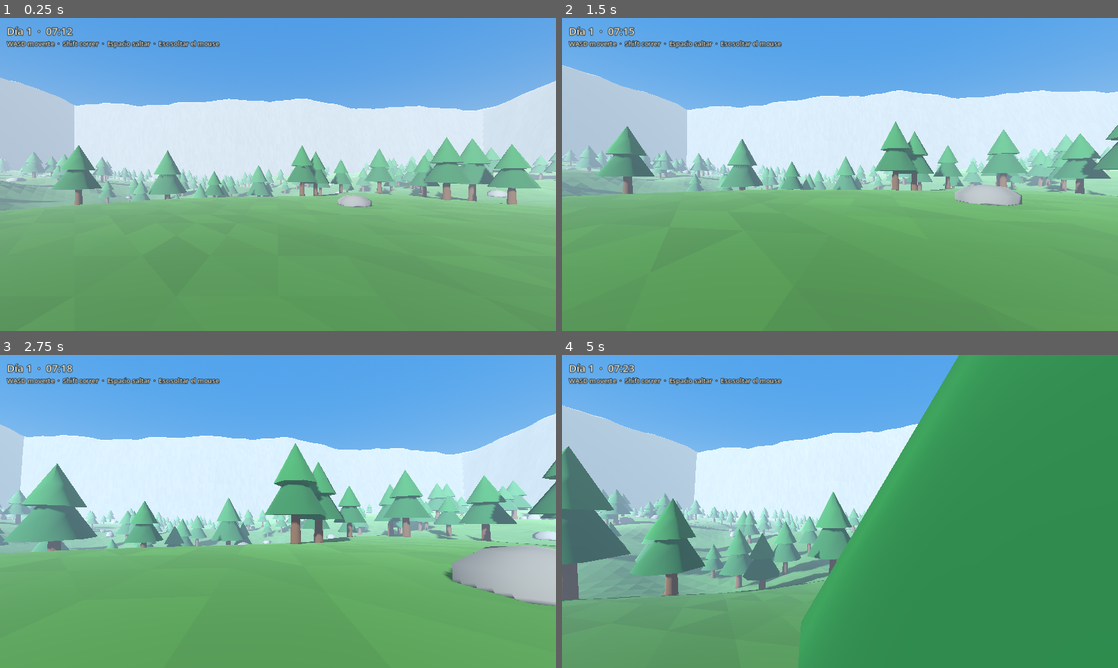
Above: before the commit, frames 1-4 (two rows, left to right).
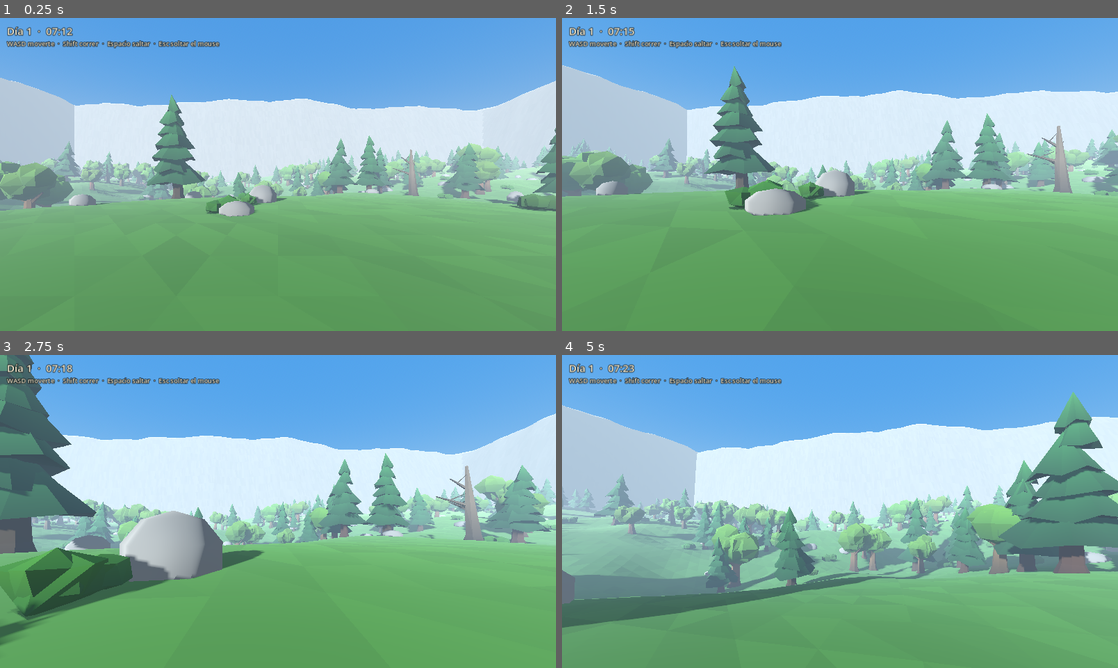
Above: after the commit, the same moments.

Repository: kevinancheta/proyectosurvival
Game: Godot game, scene res://scenes/main.tscn
The game is run twice, just before and just after one commit, with the same random seed, the same clock (stepped at 60 frames per second) and the same inputs.
Inputs (mouse positions are in pixels of both pictures, inside the frame that each line leads up to):
- Up to frame 1 (0.25 s): no input
- Up to frame 2 (1.5 s): tap Enter at 0.5 s; move the mouse to (867, 174) at 0.52 s; hold Shift (sprint) 0.53-1.28 s; hold W (move_forward) from 0.53 s (still down); tap Space (jump) at 0.77 s; move the mouse to (812, 174) at 1.27 s; tap Shift (sprint) at 1.35 s
- Up to frame 3 (2.75 s): keep holding W (move_forward); tap Space (jump) at 1.52 s; move the mouse to (289, 505) at 2.02 s; hold Shift (sprint) from 2.03 s (still down)
- Up to frame 4 (5 s): keep holding W (move_forward); move the mouse to (834, 517) at 2.77 s; release Shift (sprint) at 2.78 s; tap Shift (sprint) at 2.85, 4.35 s; tap Space (jump) at 3.02, 3.77, 4.52 s; move the mouse to (878, 514) at 3.52 s; hold Shift (sprint) 3.53-4.28 s; move the mouse to (795, 508) at 4.27 s

The runs differ from the first frame. In frame 1, 12% of the frame differs, in the area x 0-100%, y 24-64%; in frame 2, 14%; in frame 3, 28%; in frame 4, 60%, in the area x 0-100%, y 0-100%.

Commit message:
Árboles más naturales: pinos, robles y árboles secos irregulares, más arbustos
Co-Authored-By: Claude Sonnet 5.5 <noreply@anthropic.com>
Claude-Session: https://claude.ai/code/session_01MCNVy8iRHpZKS1Z4a3qifJ

Diff:
--- a/scripts/main.gd
+++ b/scripts/main.gd
@@ -4,11 +4,13 @@
 
 const PlayerScript := preload("res://scripts/player.gd")
 const DayNightScript := preload("res://scripts/day_night.gd")
+const TreeFactory := preload("res://scripts/tree_factory.gd")
 
 const WORLD_SIZE := 500.0   # metros por lado
 const GRID := 200           # cuadros por lado (más cuadros = terreno más detallado)
 const HILL_HEIGHT := 14.0   # altura de las colinas en metros
 const TREE_COUNT := 600
+const BUSH_COUNT := 350
 const ROCK_COUNT := 200
 const CLEARING_RADIUS := 25.0  # claro plano donde aparece el jugador
 
@@ -122,14 +124,29 @@
 func _scatter_nature() -> void:
 	var limit := WORLD_SIZE / 2.0 - 50.0
 
-	var trunk_xf: Array[Transform3D] = []
-	var low_cone_xf: Array[Transform3D] = []
-	var high_cone_xf: Array[Transform3D] = []
+	# --- Árboles: varias formas distintas (3 pinos, 2 robles, 1 seco) para que no se repitan.
+	var meshes: Array[Mesh] = []
+	for i in 3:
+		meshes.append(TreeFactory.make_pine(randi()))
+	for i in 2:
+		meshes.append(TreeFactory.make_oak(randi()))
+	meshes.append(TreeFactory.make_dead(randi()))
+
+	var xforms: Array = []
+	var tints: Array = []
+	for i in meshes.size():
+		xforms.append([])
+		tints.append([])
+
+	var pine_shape := CylinderShape3D.new()
+	pine_shape.radius = 0.5
+	pine_shape.height = 6.0
+	var oak_shape := CylinderShape3D.new()
+	oak_shape.radius = 0.75
+	oak_shape.height = 4.0
+
 	var tree_body := StaticBody3D.new()
 	tree_body.name = "TreeColliders"
-	var trunk_shape := CylinderShape3D.new()
-	trunk_shape.radius = 0.5
-	trunk_shape.height = 6.0
 
 	var placed := 0
 	var attempts := 0
@@ -146,47 +163,61 @@
 			continue
 
 		var y := height_at(x, z)
+		var roll := randf()
+		var kind := randi() % 3        # pinos
+		var shape := pine_shape
+		if roll < 0.04:
+			kind = 5                   # árbol seco
+		elif y < 2.5 and roll < 0.55:
+			kind = 3 + randi() % 2     # robles en las partes bajas
+			shape = oak_shape
+
 		var s := randf_range(0.8, 1.5)
-		var yaw := randf() * TAU
-		var basis := Basis(Vector3.UP, yaw).scaled(Vector3(s, s, s))
-		trunk_xf.append(Transform3D(basis, Vector3(x, y + 1.5 * s, z)))
-		low_cone_xf.append(Transform3D(basis, Vector3(x, y + 4.2 * s, z)))
-		high_cone_xf.append(Transform3D(basis, Vector3(x, y + 6.2 * s, z)))
+		var basis := Basis(Vector3.UP, randf() * TAU) \
+			* Basis(Vector3.RIGHT, randf_range(-0.05, 0.05)) \
+			* Basis(Vector3.BACK, randf_range(-0.05, 0.05)) \
+			* Basis.from_scale(Vector3(s, s, s))
+		xforms[kind].append(Transform3D(basis, Vector3(x, y, z)))
+		tints[kind].append(Color(randf_range(0.85, 1.0), randf_range(0.88, 1.0), randf_range(0.82, 0.98)))
 
 		var cs := CollisionShape3D.new()
-		cs.shape = trunk_shape
-		cs.position = Vector3(x, y + 3.0, z)
+		cs.shape = shape
+		cs.position = Vector3(x, y + shape.height * 0.5, z)
 		tree_body.add_child(cs)
 		placed += 1
 
 	add_child(tree_body)
 
-	var trunk_mesh := CylinderMesh.new()
-	trunk_mesh.top_radius = 0.3
-	trunk_mesh.bottom_radius = 0.45
-	trunk_mesh.height = 3.0
-	trunk_mesh.radial_segments = 6
-	trunk_mesh.rings = 1
-
-	var low_cone := CylinderMesh.new()
-	low_cone.top_radius = 0.0
-	low_cone.bottom_radius = 2.4
-	low_cone.height = 4.0
-	low_cone.radial_segments = 7
-	low_cone.rings = 1
-
-	var high_cone := CylinderMesh.new()
-	high_cone.top_radius = 0.0
-	high_cone.bottom_radius = 1.7
-	high_cone.height = 3.2
-	high_cone.radial_segments = 7
-	high_cone.rings = 1
-
-	_add_multimesh(trunk_mesh, Color(0.36, 0.24, 0.14), trunk_xf)
-	_add_multimesh(low_cone, Color(0.12, 0.35, 0.16), low_cone_xf)
-	_add_multimesh(high_cone, Color(0.16, 0.42, 0.20), high_cone_xf)
-
-	# Rocas
+	var tree_mat := TreeFactory.make_material()
+	for i in meshes.size():
+		_add_multimesh(meshes[i], tree_mat, xforms[i], tints[i])
+
+	# --- Arbustos (sin colisión, para decorar el suelo del bosque)
+	var bush_meshes: Array[Mesh] = [TreeFactory.make_bush(randi()), TreeFactory.make_bush(randi())]
+	var bush_xf: Array = [[], []]
+	var bush_tint: Array = [[], []]
+	var bushes := 0
+	attempts = 0
+	while bushes < BUSH_COUNT and attempts < BUSH_COUNT * 20:
+		attempts += 1
+		var x := randf_range(-limit, limit)
+		var z := randf_range(-limit, limit)
+		if Vector2(x, z).length() < 10.0:
+			continue
+		if _forest_noise.get_noise_2d(x, z) < -0.25:
+			continue
+		if normal_at(x, z).y < 0.85 or height_at(x, z) > 10.0:
+			continue
+		var k := randi() % 2
+		var s := randf_range(0.8, 1.6)
+		var basis := Basis(Vector3.UP, randf() * TAU) * Basis.from_scale(Vector3(s, s, s))
+		bush_xf[k].append(Transform3D(basis, Vector3(x, height_at(x, z), z)))
+		bush_tint[k].append(Color(randf_range(0.8, 1.0), randf_range(0.85, 1.05), randf_range(0.8, 1.0)))
+		bushes += 1
+	for k in 2:
+		_add_multimesh(bush_meshes[k], tree_mat, bush_xf[k], bush_tint[k])
+
+	# --- Rocas
 	var rock_xf: Array[Transform3D] = []
 	var rock_body := StaticBody3D.new()
 	rock_body.name = "RockColliders"
@@ -220,20 +251,25 @@
 	rock_mesh.height = 2.0
 	rock_mesh.radial_segments = 6
 	rock_mesh.rings = 4
-	_add_multimesh(rock_mesh, Color(0.48, 0.47, 0.46), rock_xf)
-
-
-func _add_multimesh(mesh: Mesh, color: Color, transforms: Array[Transform3D]) -> void:
+	var rock_mat := StandardMaterial3D.new()
+	rock_mat.albedo_color = Color(0.48, 0.47, 0.46)
+	rock_mat.roughness = 1.0
+	_add_multimesh(rock_mesh, rock_mat, rock_xf)
+
+
+## Dibuja muchas copias de una malla de una sola vez (rápido). Si se pasan colores, cada copia lleva el suyo.
+func _add_multimesh(mesh: Mesh, mat: Material, transforms: Array, colors: Array = []) -> void:
+	if transforms.is_empty():
+		return
 	var mm := MultiMesh.new()
 	mm.transform_format = MultiMesh.TRANSFORM_3D
+	mm.use_colors = not colors.is_empty()
 	mm.mesh = mesh
 	mm.instance_count = transforms.size()
 	for i in transforms.size():
 		mm.set_instance_transform(i, transforms[i])
-
-	var mat := StandardMaterial3D.new()
-	mat.albedo_color = color
-	mat.roughness = 1.0
+		if mm.use_colors:
+			mm.set_instance_color(i, colors[i])
 
 	var instance := MultiMeshInstance3D.new()
 	instance.multimesh = mm
--- /dev/null
+++ b/scripts/tree_factory.gd
@@ -0,0 +1,278 @@
+extends RefCounted
+## Fabrica árboles y arbustos low-poly con irregularidades, para que el bosque no se vea repetido.
+## Cada función devuelve una malla con colores por vértice. El origen de la malla está en el suelo.
+## Uso: TreeFactory.make_pine(semilla), make_oak(semilla), make_dead(semilla), make_bush(semilla).
+
+static func make_material() -> StandardMaterial3D:
+	var mat := StandardMaterial3D.new()
+	mat.vertex_color_use_as_albedo = true
+	mat.roughness = 1.0
+	return mat
+
+
+# ------------------------------------------------------------------ pino
+
+static func make_pine(seed_value: int) -> ArrayMesh:
+	var rng := RandomNumberGenerator.new()
+	rng.seed = seed_value
+	var st := SurfaceTool.new()
+	st.begin(Mesh.PRIMITIVE_TRIANGLES)
+
+	var h := rng.randf_range(8.5, 11.0)
+	var lean := Vector3(rng.randf_range(-0.3, 0.3), 0.0, rng.randf_range(-0.3, 0.3))
+	var bark_dark := Color(0.20, 0.13, 0.08)
+	var bark_light := Color(0.36, 0.25, 0.16)
+
+	var centers: Array[Vector3] = [
+		Vector3(0.0, -0.4, 0.0),
+		Vector3(0.0, 0.5, 0.0),
+		lean * 0.3 + Vector3(0.0, h * 0.5, 0.0),
+		lean + Vector3(0.0, h * 0.9, 0.0),
+	]
+	var radii: Array[float] = [0.85, 0.52, 0.38, 0.16]
+	var colors: Array[Color] = [bark_dark, bark_dark.lerp(bark_light, 0.3), bark_light.lerp(bark_dark, 0.3), bark_light]
+	_rings(st, centers, radii, colors, 7, rng, 0.08)
+
+	var tiers := rng.randi_range(6, 7)
+	for k in tiers:
+		var t := float(k) / float(tiers - 1)
+		var y := lerpf(2.0, h * 0.86, t)
+		var radius := lerpf(2.7, 0.8, t) * rng.randf_range(0.9, 1.1)
+		var height := lerpf(2.6, 1.7, t)
+		var base := Vector3(lean.x * t + rng.randf_range(-0.2, 0.2), y, lean.z * t + rng.randf_range(-0.2, 0.2))
+		var c_low := Color(0.08, 0.25, 0.11).lerp(Color(0.11, 0.32, 0.15), t)
+		var c_high := Color(0.14, 0.38, 0.18).lerp(Color(0.20, 0.47, 0.22), t)
+		_cone(st, base, radius, height, 9, rng, c_low, c_high, 0.5)
+
+	return st.commit()
+
+
+# ------------------------------------------------------------------ roble
+
+static func make_oak(seed_value: int) -> ArrayMesh:
+	var rng := RandomNumberGenerator.new()
+	rng.seed = seed_value
+	var st := SurfaceTool.new()
+	st.begin(Mesh.PRIMITIVE_TRIANGLES)
+
+	var h := rng.randf_range(3.2, 4.4)
+	var lean := Vector3(rng.randf_range(-0.25, 0.25), 0.0, rng.randf_range(-0.25, 0.25))
+	var bark_dark := Color(0.22, 0.15, 0.09)
+	var bark_light := Color(0.40, 0.29, 0.19)
+
+	var centers: Array[Vector3] = [
+		Vector3(0.0, -0.4, 0.0),
+		Vector3(0.0, 0.6, 0.0),
+		lean * 0.5 + Vector3(0.0, h * 0.6, 0.0),
+		lean + Vector3(0.0, h, 0.0),
+	]
+	var radii: Array[float] = [1.0, 0.7, 0.55, 0.42]
+	var colors: Array[Color] = [bark_dark, bark_dark.lerp(bark_light, 0.4), bark_light, bark_light.lerp(bark_dark, 0.3)]
+	_rings(st, centers, radii, colors, 7, rng, 0.1)
+
+	# Ramas gruesas que salen del tronco hacia la copa
+	for i in 3:
+		var ang := TAU * i / 3.0 + rng.randf() * 0.8
+		var dir := Vector3(cos(ang), 0.8, sin(ang)).normalized()
+		var p0 := lean * 0.6 + Vector3(0.0, h * 0.7, 0.0)
+		var p1 := p0 + dir * rng.randf_range(1.6, 2.4)
+		_limb(st, p0, p1, 0.28, 0.12, 5, bark_light, bark_dark)
+
+	# Copa: varias masas de hojas irregulares y apiladas
+	var low := Color(0.15, 0.31, 0.09)
+	var high := Color(0.38, 0.56, 0.17)
+	_blob(st, lean + Vector3(0.0, h + 1.3, 0.0), 2.4, 0.85, rng, low, high)
+	var blobs := rng.randi_range(5, 7)
+	for i in blobs:
+		var a := rng.randf() * TAU
+		var d := rng.randf_range(0.6, 2.2)
+		var c := lean + Vector3(cos(a) * d, h + rng.randf_range(0.5, 2.7), sin(a) * d)
+		_blob(st, c, rng.randf_range(1.4, 2.2), 0.85, rng, low, high)
+
+	return st.commit()
+
+
+# ------------------------------------------------------------ árbol seco
+
+static func make_dead(seed_value: int) -> ArrayMesh:
+	var rng := RandomNumberGenerator.new()
+	rng.seed = seed_value
+	var st := SurfaceTool.new()
+	st.begin(Mesh.PRIMITIVE_TRIANGLES)
+
+	var h := rng.randf_range(6.0, 8.0)
+	var lean := Vector3(rng.randf_range(-0.4, 0.4), 0.0, rng.randf_range(-0.4, 0.4))
+	var wood_dark := Color(0.22, 0.19, 0.16)
+	var wood_light := Color(0.42, 0.37, 0.31)
+
+	var centers: Array[Vector3] = [
+		Vector3(0.0, -0.4, 0.0),
+		Vector3(0.0, 0.5, 0.0),
+		lean * 0.5 + Vector3(0.0, h * 0.5, 0.0),
+		lean + Vector3(0.0, h, 0.0),
+	]
+	var radii: Array[float] = [0.8, 0.5, 0.32, 0.1]
+	var colors: Array[Color] = [wood_dark, wood_dark.lerp(wood_light, 0.4), wood_light, wood_light]
+	_rings(st, centers, radii, colors, 6, rng, 0.1)
+
+	var limbs := rng.randi_range(4, 5)
+	for i in limbs:
+		var f := rng.randf_range(0.35, 0.85)
+		var ang := rng.randf() * TAU
+		var dir := Vector3(cos(ang), rng.randf_range(0.3, 0.9), sin(ang)).normalized()
+		var p0 := lean * f + Vector3(0.0, h * f, 0.0)
+		var p1 := p0 + dir * rng.randf_range(1.5, 2.8)
+		_limb(st, p0, p1, 0.16, 0.04, 5, wood_light, wood_dark)
+		# Ramita que sale de la rama
+		var dir2 := Vector3(rng.randf_range(-1.0, 1.0), rng.randf_range(0.2, 0.8), rng.randf_range(-1.0, 1.0)).normalized()
+		var p2 := p0.lerp(p1, 0.6)
+		_limb(st, p2, p2 + dir2 * rng.randf_range(0.8, 1.4), 0.06, 0.02, 4, wood_light, wood_dark)
+
+	return st.commit()
+
+
+# --------------------------------------------------------------- arbusto
+
+static func make_bush(seed_value: int) -> ArrayMesh:
+	var rng := RandomNumberGenerator.new()
+	rng.seed = seed_value
+	var st := SurfaceTool.new()
+	st.begin(Mesh.PRIMITIVE_TRIANGLES)
+	var low := Color(0.12, 0.27, 0.09)
+	var high := Color(0.28, 0.46, 0.15)
+	var blobs := rng.randi_range(2, 3)
+	for i in blobs:
+		var c := Vector3(rng.randf_range(-0.5, 0.5), rng.randf_range(0.3, 0.5), rng.randf_range(-0.5, 0.5))
+		_blob(st, c, rng.randf_range(0.6, 0.95), 0.75, rng, low, high, 3, 6)
+	return st.commit()
+
+
+# ------------------------------------------------------------ geometría
+
+## Agrega un triángulo con normal plana. Se orienta solo hacia afuera, alejándose del punto "inside".
+static func _tri(st: SurfaceTool, a: Vector3, b: Vector3, c: Vector3, ca: Color, cb: Color, cc: Color, inside: Vector3) -> void:
+	var n := (c - a).cross(b - a)
+	if n.length_squared() < 0.000001:
+		return
+	n = n.normalized()
+	if n.dot((a + b + c) / 3.0 - inside) < 0.0:
+		var tmp := b
+		b = c
+		c = tmp
+		var tmp_c := cb
+		cb = cc
+		cc = tmp_c
+		n = -n
+	st.set_normal(n)
+	st.set_color(ca)
+	st.add_vertex(a)
+	st.set_normal(n)
+	st.set_color(cb)
+	st.add_vertex(b)
+	st.set_normal(n)
+	st.set_color(cc)
+	st.add_vertex(c)
+
+
+## Tronco hecho con anillos horizontales unidos entre sí.
+static func _rings(st: SurfaceTool, centers: Array[Vector3], radii: Array[float], colors: Array[Color], sides: int, rng: RandomNumberGenerator, jitter: float) -> void:
+	var rings: Array = []
+	var phase := rng.randf() * TAU
+	for k in centers.size():
+		var ring: Array[Vector3] = []
+		for i in sides:
+			var a := phase + TAU * i / sides + rng.randf_range(-0.12, 0.12)
+			var r := radii[k] * (1.0 + rng.randf_range(-jitter, jitter))
+			ring.append(centers[k] + Vector3(cos(a) * r, 0.0, sin(a) * r))
+		rings.append(ring)
+
+	for k in centers.size() - 1:
+		var inside := (centers[k] + centers[k + 1]) * 0.5
+		for i in sides:
+			var j := (i + 1) % sides
+			var a0: Vector3 = rings[k][i]
+			var a1: Vector3 = rings[k][j]
+			var b0: Vector3 = rings[k + 1][i]
+			var b1: Vector3 = rings[k + 1][j]
+			_tri(st, a0, a1, b1, colors[k], colors[k], colors[k + 1], inside)
+			_tri(st, a0, b1, b0, colors[k], colors[k + 1], colors[k + 1], inside)
+
+	# Tapa de arriba
+	var last := centers.size() - 1
+	var top_ring: Array = rings[last]
+	for i in sides:
+		var p: Vector3 = top_ring[i]
+		var q: Vector3 = top_ring[(i + 1) % sides]
+		_tri(st, p, q, centers[last], colors[last], colors[last], colors[last], centers[last - 1])
+
+
+## Rama: un cilindro fino entre dos puntos cualesquiera.
+static func _limb(st: SurfaceTool, p0: Vector3, p1: Vector3, r0: float, r1: float, sides: int, c0: Color, c1: Color) -> void:
+	var axis := (p1 - p0).normalized()
+	var ref := Vector3.UP if absf(axis.y) < 0.9 else Vector3.RIGHT
+	var u := axis.cross(ref).normalized()
+	var v := axis.cross(u).normalized()
+	var inside := (p0 + p1) * 0.5
+	for i in sides:
+		var a0 := TAU * i / sides
+		var a1 := TAU * (i + 1) / sides
+		var d0 := u * cos(a0) + v * sin(a0)
+		var d1 := u * cos(a1) + v * sin(a1)
+		var q00 := p0 + d0 * r0
+		var q01 := p0 + d1 * r0
+		var q10 := p1 + d0 * r1
+		var q11 := p1 + d1 * r1
+		_tri(st, q00, q01, q11, c0, c0, c1, inside)
+		_tri(st, q00, q11, q10, c0, c1, c1, inside)
+		_tri(st, q10, q11, p1 + axis * 0.05, c1, c1, c1, inside)
+
+
+## Cono irregular: una "capa" de ramas de pino, con puntas caídas.
+static func _cone(st: SurfaceTool, base: Vector3, radius: float, height: float, sides: int, rng: RandomNumberGenerator, c_low: Color, c_high: Color, droop: float) -> void:
+	var apex := base + Vector3(rng.randf_range(-0.2, 0.2), height, rng.randf_range(-0.2, 0.2))
+	var ring: Array[Vector3] = []
+	var phase := rng.randf() * TAU
+	for i in sides:
+		var a := phase + TAU * i / sides + rng.randf_range(-0.12, 0.12)
+		var r := radius * rng.randf_range(0.75, 1.15)
+		var dy := -droop * (1.0 if i % 2 == 0 else 0.25) * rng.randf_range(0.5, 1.2)
+		ring.append(base + Vector3(cos(a) * r, dy, sin(a) * r))
+	var inside := base + Vector3(0.0, height * 0.3, 0.0)
+	var bottom := base + Vector3(0.0, -droop * 0.3, 0.0)
+	for i in sides:
+		var p := ring[i]
+		var q := ring[(i + 1) % sides]
+		var shade := rng.randf_range(0.0, 0.1)
+		_tri(st, p, q, apex, c_low.darkened(shade), c_low.darkened(shade), c_high, inside)
+		_tri(st, p, q, bottom, c_low.darkened(0.35), c_low.darkened(0.35), c_low.darkened(0.45), inside)
+
+
+## Masa de hojas: una esfera de pocos lados con los vértices movidos al azar.
+static func _blob(st: SurfaceTool, center: Vector3, radius: float, squash: float, rng: RandomNumberGenerator, low: Color, high: Color, ring_count: int = 4, segs: int = 7) -> void:
+	var grid: Array = []
+	for r in ring_count + 1:
+		var phi := PI * r / ring_count
+		var row: Array[Vector3] = []
+		var pole_jitter := rng.randf_range(0.8, 1.15)
+		for s in segs:
+			var theta := TAU * s / segs
+			var j := pole_jitter if (r == 0 or r == ring_count) else rng.randf_range(0.78, 1.18)
+			var rr := radius * j
+			row.append(center + Vector3(sin(phi) * cos(theta) * rr, cos(phi) * rr * squash, sin(phi) * sin(theta) * rr))
+		grid.append(row)
+
+	for r in ring_count:
+		for s in segs:
+			var s2 := (s + 1) % segs
+			var p00: Vector3 = grid[r][s]
+			var p01: Vector3 = grid[r][s2]
+			var p10: Vector3 = grid[r + 1][s]
+			var p11: Vector3 = grid[r + 1][s2]
+			var shade := rng.randf_range(0.0, 0.08)
+			_tri(st, p00, p01, p11, _blob_color(p00, center, radius, low, high).darkened(shade), _blob_color(p01, center, radius, low, high).darkened(shade), _blob_color(p11, center, radius, low, high).darkened(shade), center)
+			_tri(st, p00, p11, p10, _blob_color(p00, center, radius, low, high).darkened(shade), _blob_color(p11, center, radius, low, high).darkened(shade), _blob_color(p10, center, radius, low, high).darkened(shade), center)
+
+
+static func _blob_color(p: Vector3, center: Vector3, radius: float, low: Color, high: Color) -> Color:
+	var t := clampf((p.y - center.y) / radius * 0.5 + 0.5, 0.0, 1.0)
+	return low.lerp(high, t)
